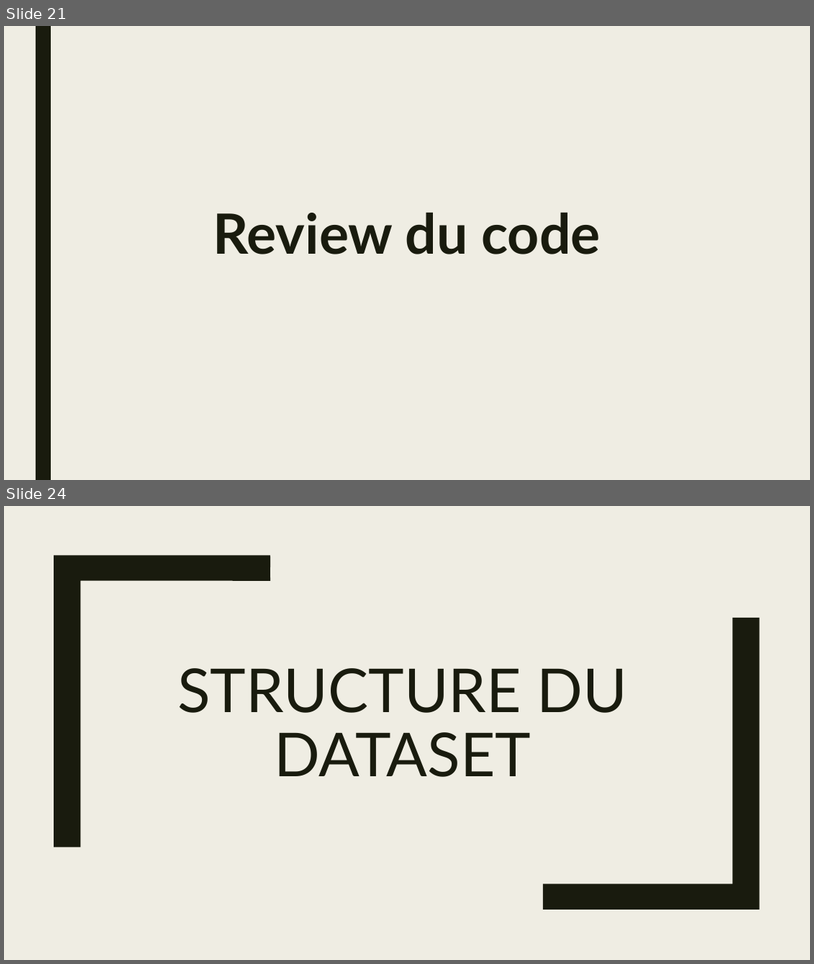
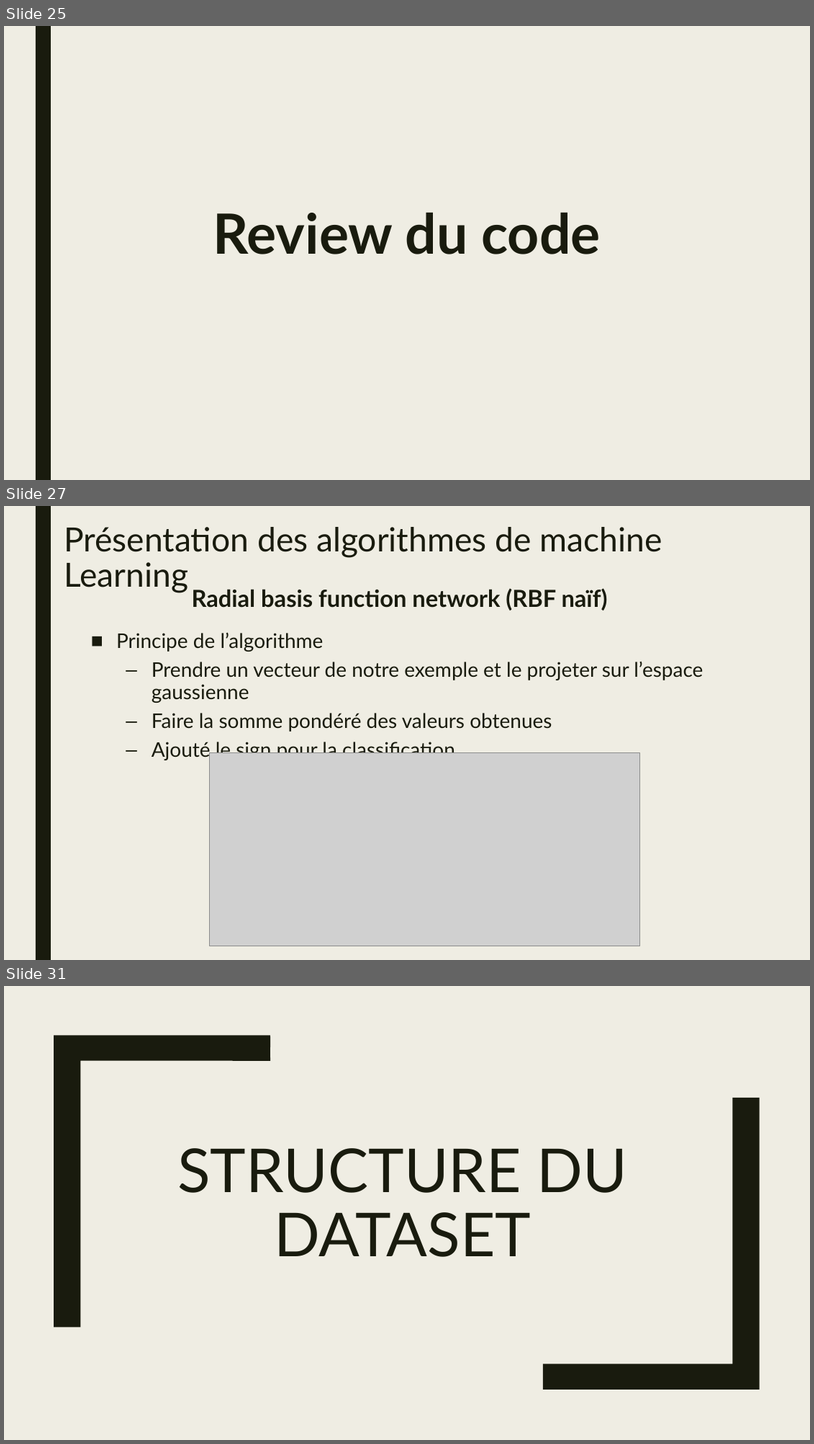
Before and after one commit to natane07/PA-MachineLearning-3ESGI, a slide deck: Project/Docs/Slides/PPT_PA.pptx. Shown one above the other, each under a label of ours: slides 21 and 24 before the commit, slides 25, 27 and 31 after it; the slides between them are not shown. The pictures are 814x964 and 814x1444 pixels, drawn with LibreOffice and Linux fonts; fonts in the diff are those of the drawing; grey boxes stand for pictures. Boxes give left, top, right and bottom in pixels: in the first picture for what was removed or moved away, otherwise in the second. Text is boxed around its words. In the diff, an @@ line names an element or a change of style, - is before the commit and + after.

```diff
--- a/Project/Docs/Slides/PPT_PA.pptx
+++ b/Project/Docs/Slides/PPT_PA.pptx
@@ slide 27 added at (x1=4, y1=506, x2=810, y2=960), background #EFEDE3; not listed: 1 template element that a slide beside it also shows @@
@@ title added at (x1=64, y1=527, x2=663, y2=593), 39.6 pt, text #191B0E @@
+Présentation des algorithmes de machine Learning
@@ text added at (x1=192, y1=588, x2=608, y2=610), 28 pt, text #191B0E, bold @@
+Radial basis function network (RBF naïf)
@@ text added at (x1=116, y1=632, x2=703, y2=761), 24 pt, text #191B0E @@
+■ Principe de l’algorithme
+  – Prendre un vecteur de notre exemple et le projeter sur l’espace gaussienne
+  – Faire la somme pondéré des valeurs obtenues
+  – Ajouté le sign pour la classification
@@ picture added at (x1=210, y1=753, x2=641, y2=946) @@
@@ what was slide 21 is now slide 25 @@
@@ what was slide 24 is now slide 31 @@
```
Also in this commit, not shown: 5 slides changed, 7 other slides added, 2 slides removed, 3 other files.
